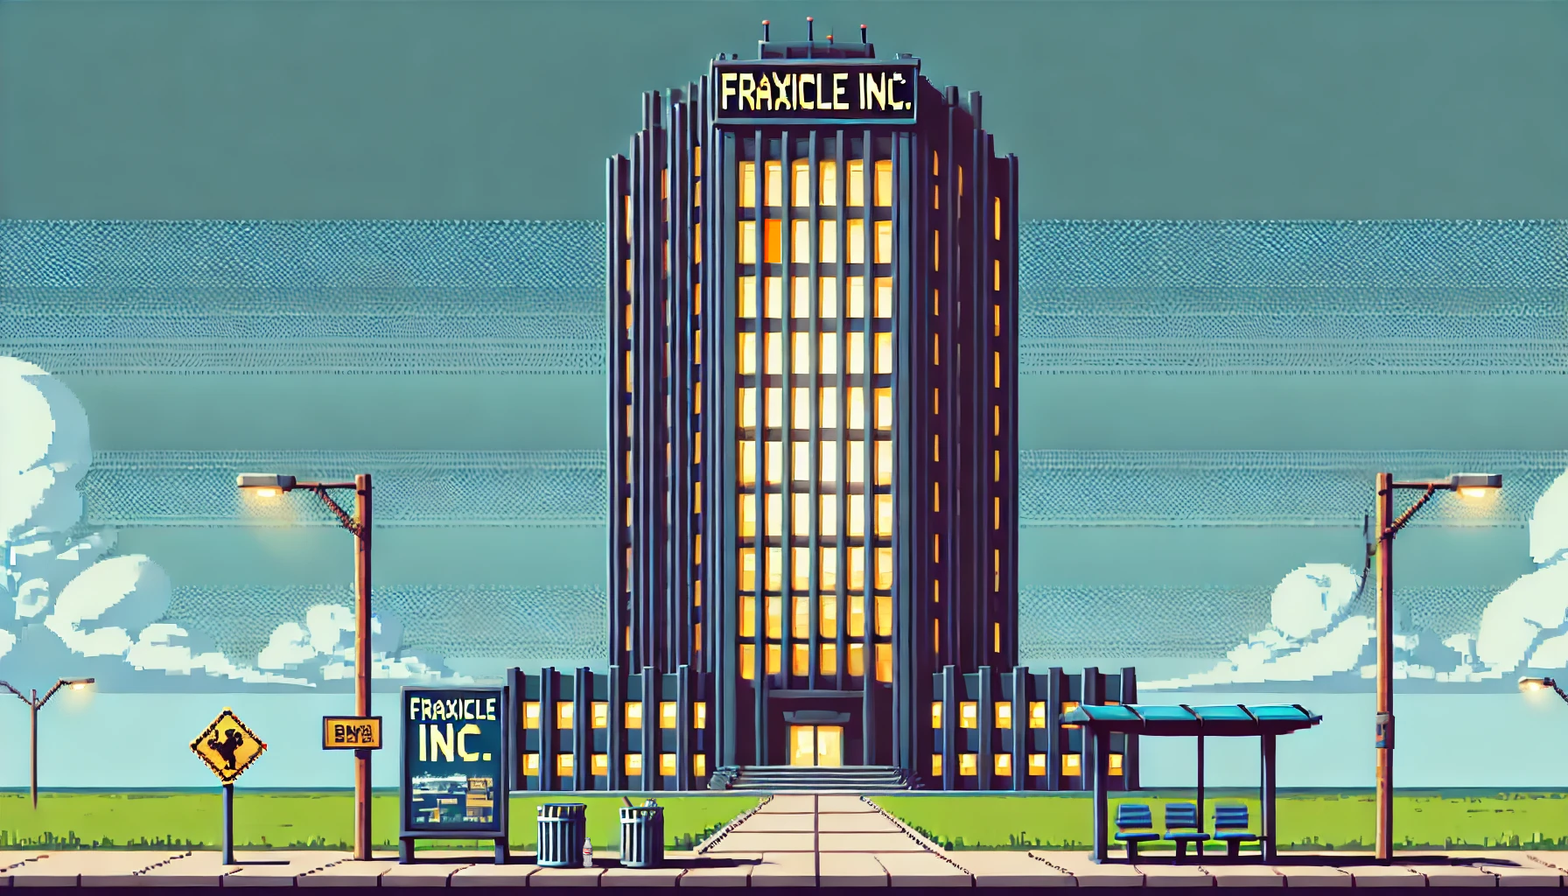
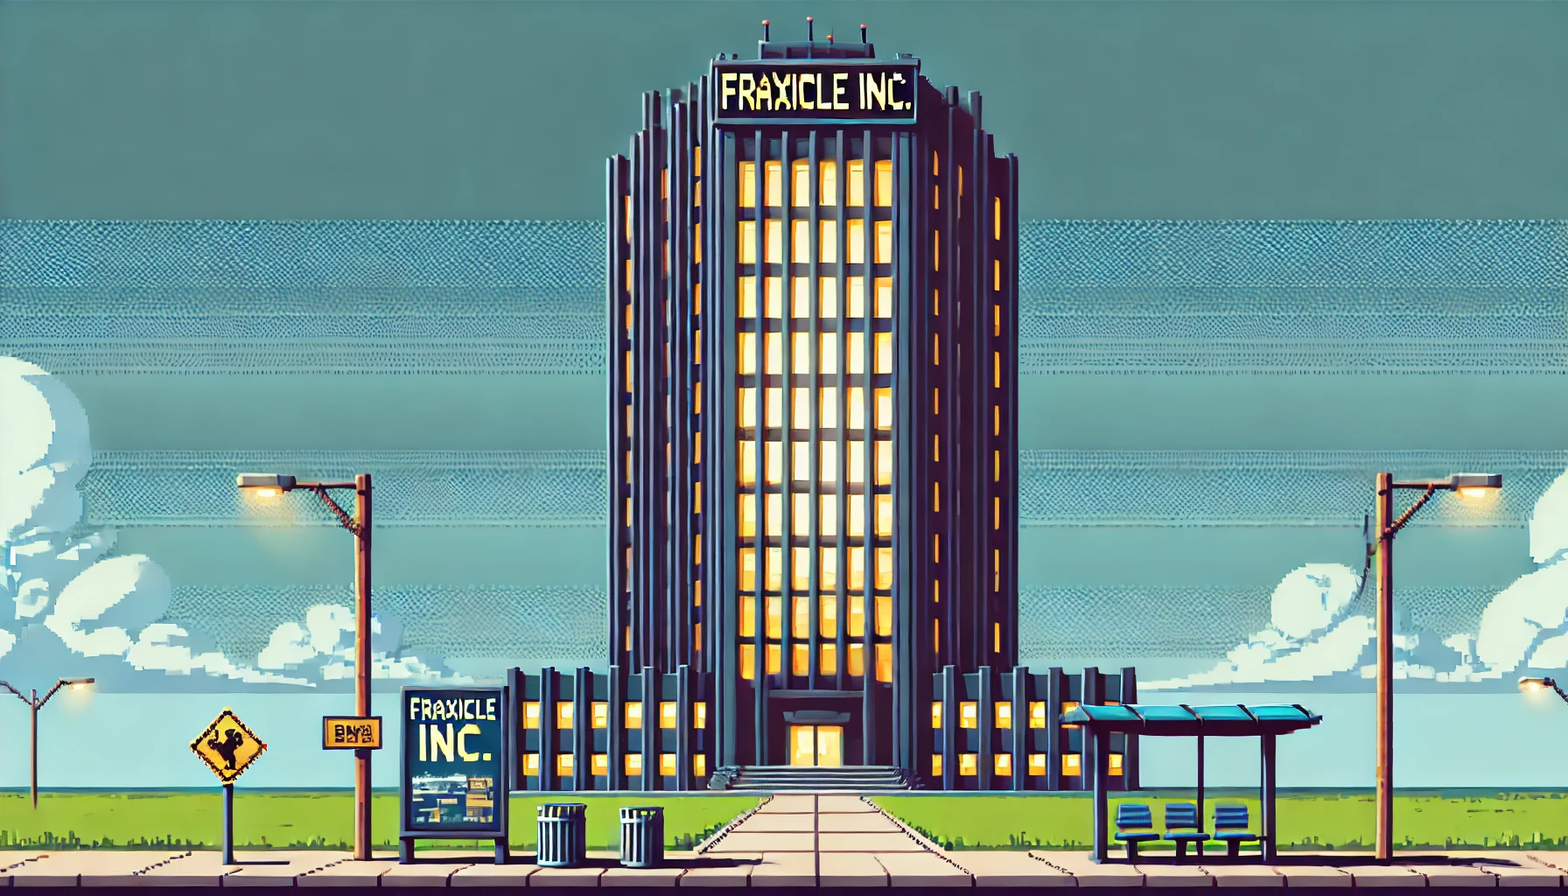
Revision of a layered 1568 x 896 image; what changed, layer by layer:
hid "Eingefügte Ebene" over [582,836,600,868]
hid "Strange Window" over [763,218,782,263]
hid "Eingefügte Ebene #1" over [620,710,1396,817]